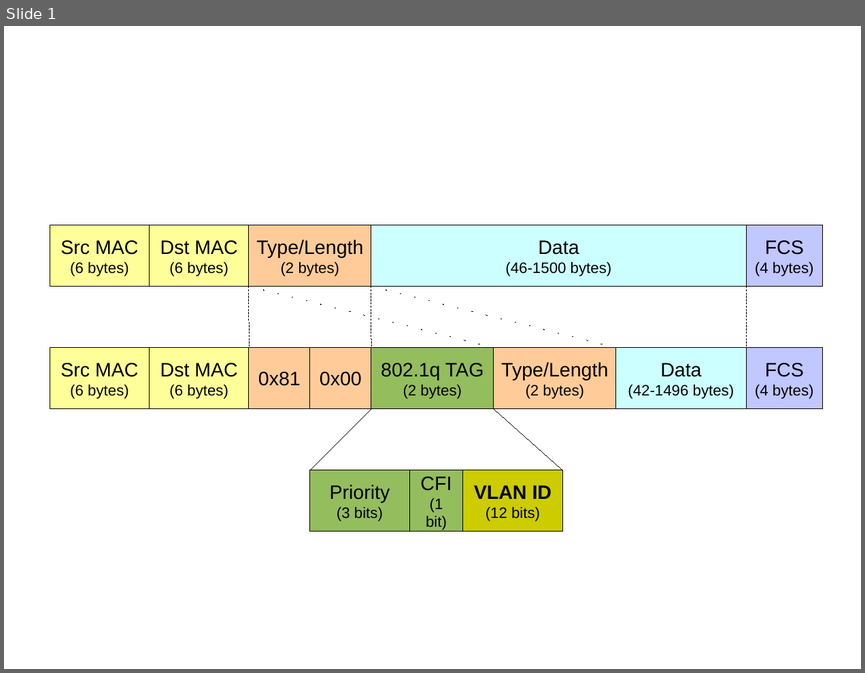
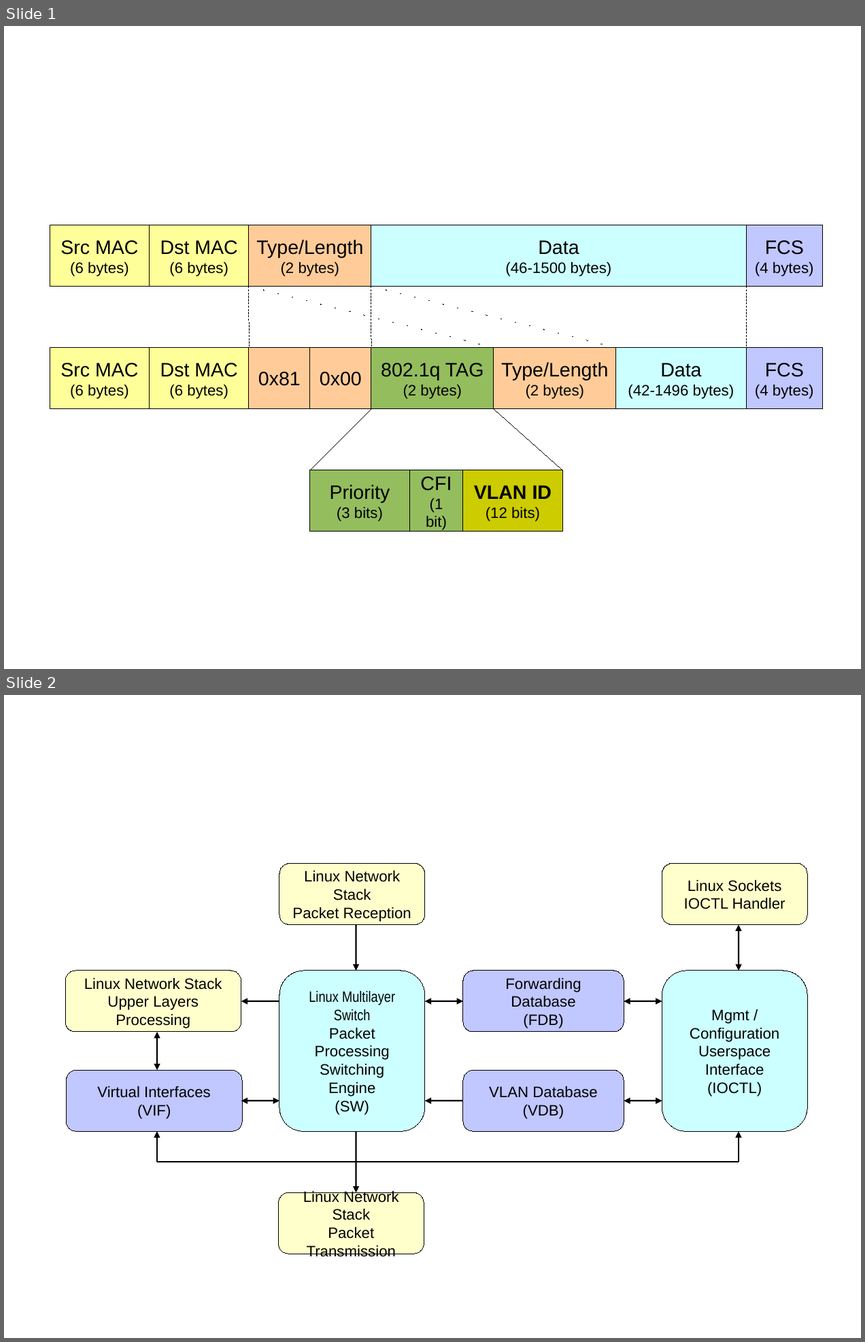
Before and after one commit to lisa-project/lisa-user, a slide deck: diploma/blade/ilustratii-eng.odp. Shown one above the other, each under a label of ours: slide 1 before the commit, slides 1 and 2 after it. The pictures are 865x673 and 865x1342 pixels, drawn with LibreOffice and Linux fonts; fonts in the diff are those of the drawing. Boxes give left, top, right and bottom in pixels: in the first picture for what was removed or moved away, otherwise in the second. Text is boxed around its words. In the diff, an @@ line names an element or a change of style, - is before the commit and + after.

```diff
--- a/diploma/blade/ilustratii-eng.odp
+++ b/diploma/blade/ilustratii-eng.odp
@@ slide 2 added at (x1=4, y1=695, x2=861, y2=1338), background #FFFFFF @@
@@ rounded rectangle added at (x1=279, y1=864, x2=425, y2=925), fill #FFFFCC, outline #000000 0 pt, 14 pt, text #000000 @@
+Linux Network Stack
+Packet Reception
@@ rounded rectangle added at (x1=662, y1=864, x2=807, y2=925), fill #FFFFCC, outline #000000 0 pt, 14 pt, text #000000 @@
+Linux Sockets
+IOCTL Handler
@@ arrow added from (356, 924) to (356, 970), #000000 1.42 pt @@
@@ double arrow added from (738, 924) to (738, 970), #000000 1.42 pt @@
@@ rounded rectangle added at (x1=65, y1=970, x2=241, y2=1032), fill #FFFFCC, outline #000000 0 pt, 14 pt, text #000000 @@
+Linux Network Stack
+Upper Layers Processing
@@ rounded rectangle added at (x1=279, y1=970, x2=425, y2=1131), fill #CCFFFF, outline #000000 0 pt, 14 pt, text #000000 @@
+Linux Multilayer Switch
+Packet Processing
+Switching Engine
+(SW)
@@ rounded rectangle added at (x1=464, y1=970, x2=624, y2=1032), fill #C1C7FF, outline #000000 0 pt, 14 pt, text #000000 @@
+Forwarding Database
+(FDB)
@@ rounded rectangle added at (x1=662, y1=970, x2=807, y2=1131), fill #CCFFFF, outline #000000 0 pt, 14 pt, text #000000 @@
+Mgmt / Configuration
+Userspace Interface
+(IOCTL)
@@ arrow added from (279, 1001) to (241, 1001), #000000 1.42 pt @@
@@ double arrow added from (464, 1001) to (425, 1001), #000000 1.42 pt @@
@@ double arrow added from (662, 1001) to (623, 1001), #000000 1.42 pt @@
@@ double arrow added from (157, 1032) to (157, 1070), #000000 1.42 pt @@
@@ rounded rectangle added at (x1=66, y1=1070, x2=242, y2=1131), fill #C1C7FF, outline #000000 0 pt, 14 pt, text #000000 @@
+Virtual Interfaces
+(VIF)
@@ rounded rectangle added at (x1=464, y1=1070, x2=624, y2=1131), fill #C1C7FF, outline #000000 0 pt, 14 pt, text #000000 @@
+VLAN Database
+(VDB)
@@ double arrow added from (279, 1101) to (241, 1101), #000000 1.42 pt @@
@@ arrow added from (464, 1101) to (425, 1101), #000000 1.42 pt @@
@@ double arrow added from (662, 1101) to (623, 1101), #000000 1.42 pt @@
@@ freeform shape added at (x1=157, y1=1131, x2=738, y2=1161), outline #000000 1.42 pt @@
@@ arrow added from (356, 1131) to (356, 1193), #000000 1.42 pt @@
@@ rounded rectangle added at (x1=279, y1=1193, x2=424, y2=1254), fill #FFFFCC, outline #000000 0 pt, 14 pt, text #000000 @@
+Linux Network Stack
+Packet Transmission
```
Also in this commit, not shown: 1 other slide added, 1 other file.
